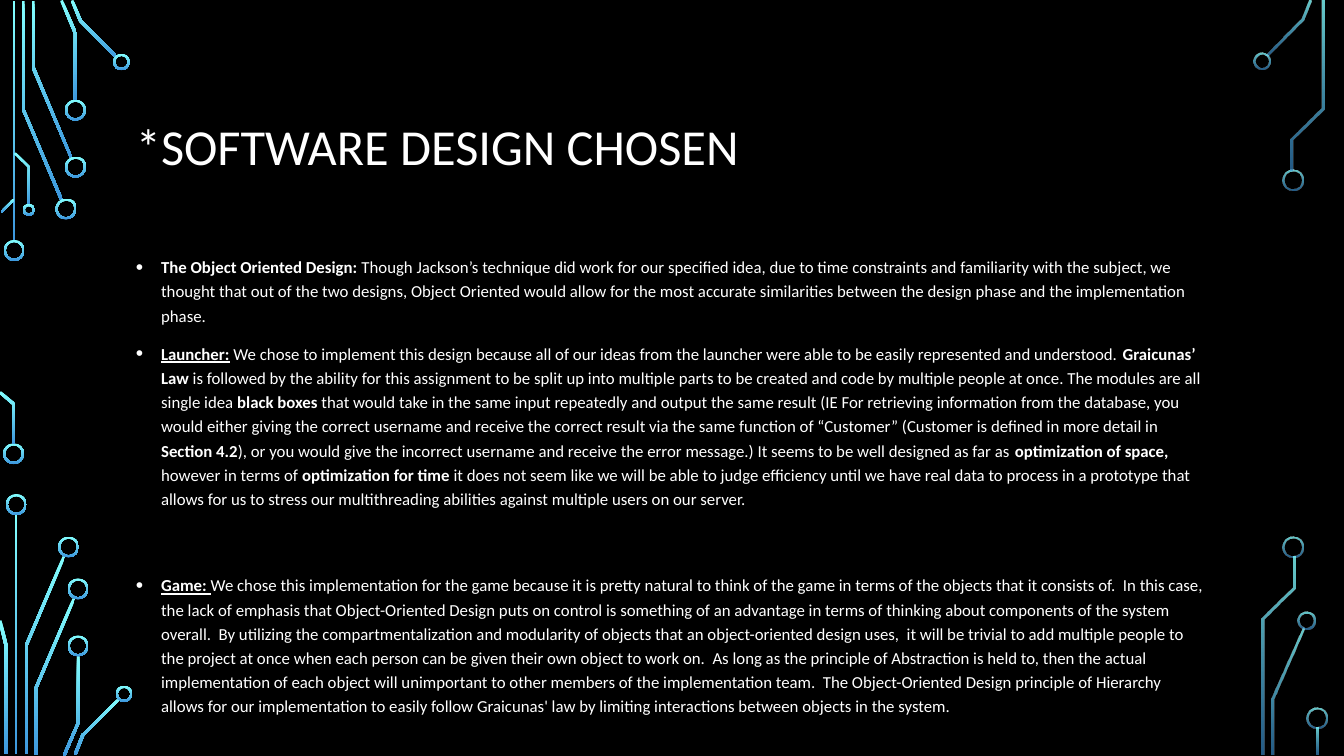
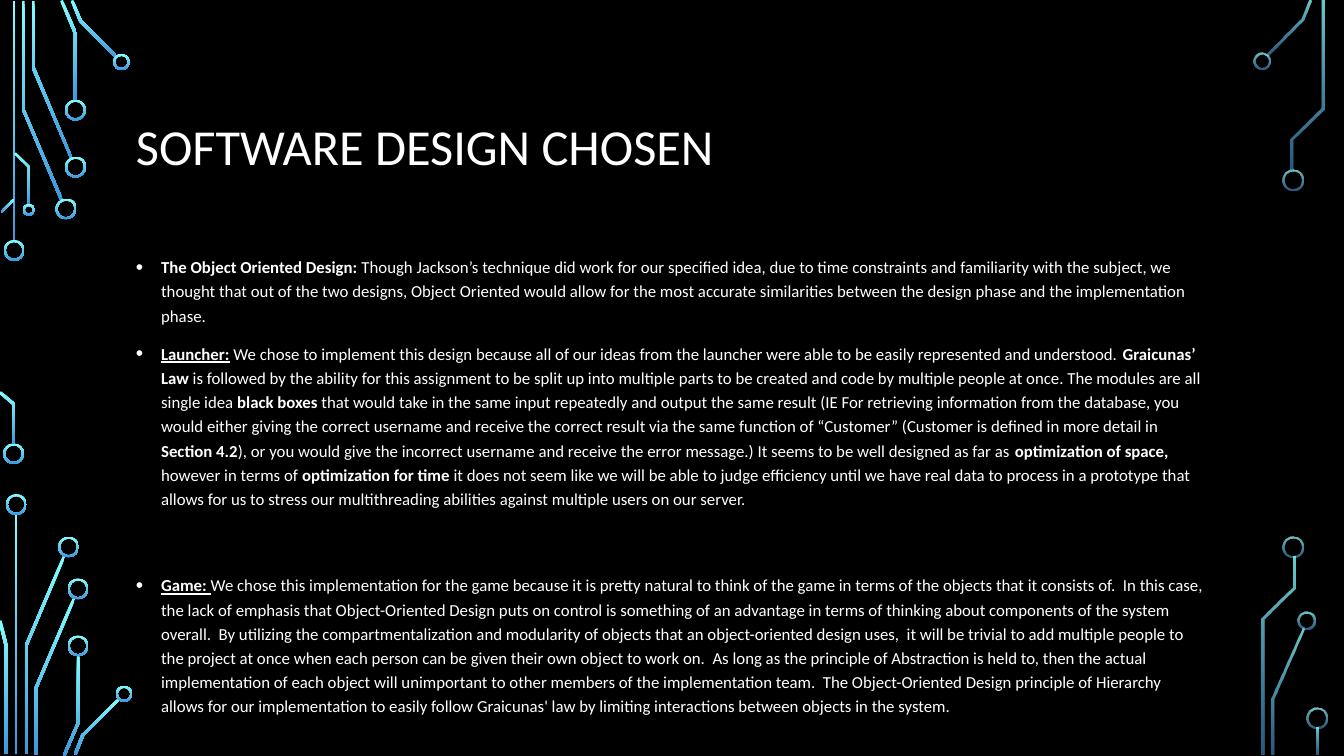
Before and after one commit to Team7-SoftEng/Asset-Development, a slide deck: slide 5 of Gate of GAbethulu.pptx. Drawn at 1344x756 pixels with LibreOffice and Linux fonts; fonts in the diff are those of the drawing; background and template pictures are left out. Boxes give left, top, right and bottom in pixels: in the first picture for what was removed or moved away, otherwise in the second. Text is boxed around its words. In the diff, an @@ line names an element or a change of style, - is before the commit and + after.

```diff
--- a/Gate of GAbethulu.pptx
+++ b/Gate of GAbethulu.pptx
@@ title at [136, 132, 714, 166]: text changed @@
-*SOFTWARE DESIGN CHOSEN
+SOFTWARE DESIGN CHOSEN
```
Also in this commit, not shown: 2 other slides changed, 1 slide added, 1 slide removed.
